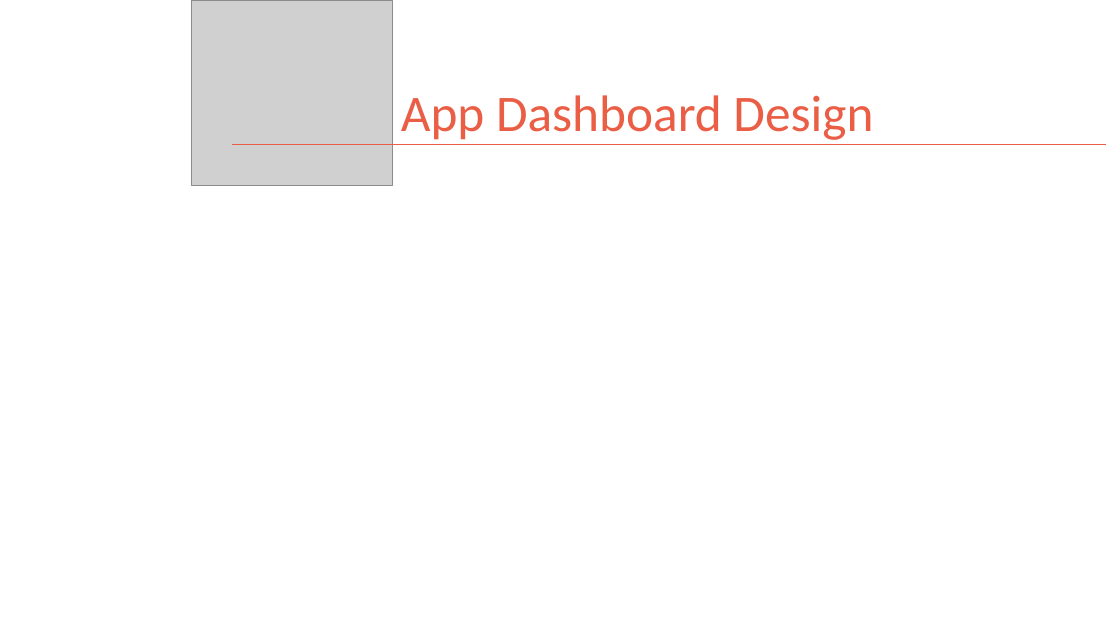
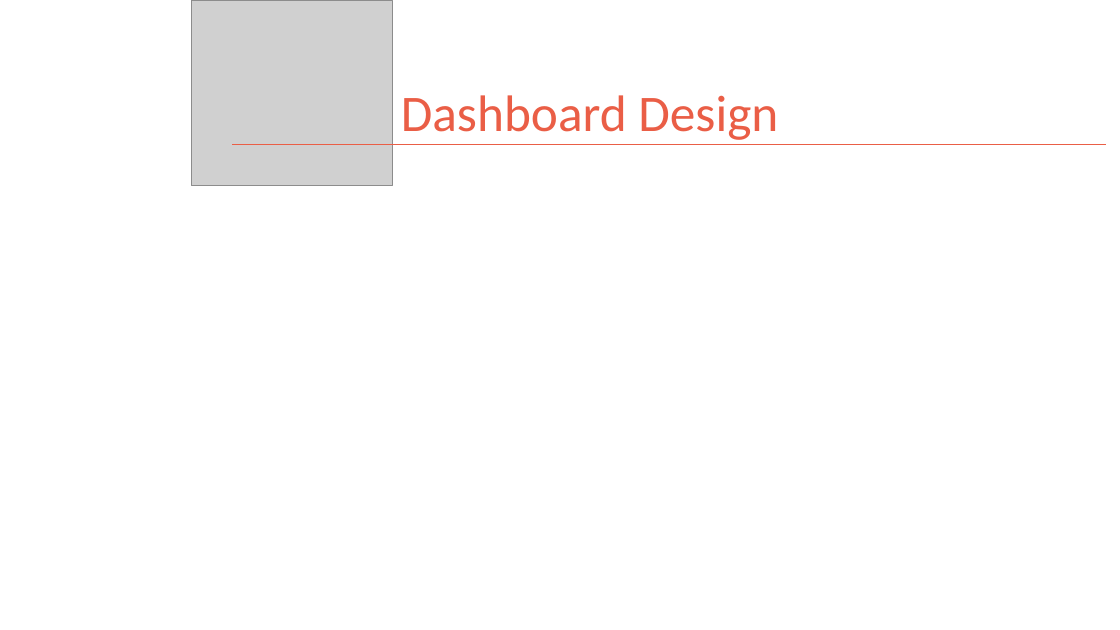
Before and after one commit to kman4/Airbnb_analysis_NYC, a slide deck: slide 16 of Airbnb NYC Analysis Presentation Deck.pptx (slide 13 before the commit). Drawn at 1120x630 pixels with LibreOffice and Linux fonts; fonts in the diff are those of the drawing; grey boxes stand for pictures. Boxes give left, top, right and bottom in pixels: in the first picture for what was removed or moved away, otherwise in the second. Text is boxed around its words. In the diff, an @@ line names an element or a change of style, - is before the commit and + after.

```diff
--- a/Airbnb NYC Analysis Presentation Deck.pptx
+++ b/Airbnb NYC Analysis Presentation Deck.pptx
@@ title at (x1=401, y1=95, x2=778, y2=140): text changed @@
-App Dashboard Design
+Dashboard Design
```
Also in this commit, not shown: 8 other slides changed, 7 slides added, 2 slides removed.
